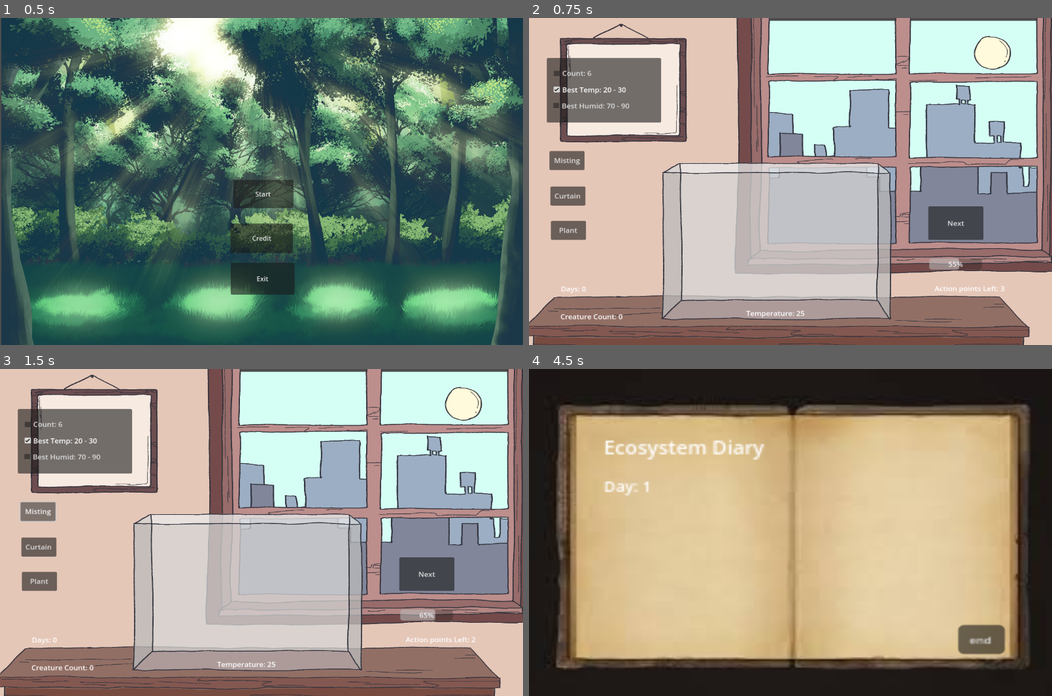
Above: before the commit, frames 1-4 (two rows, left to right).
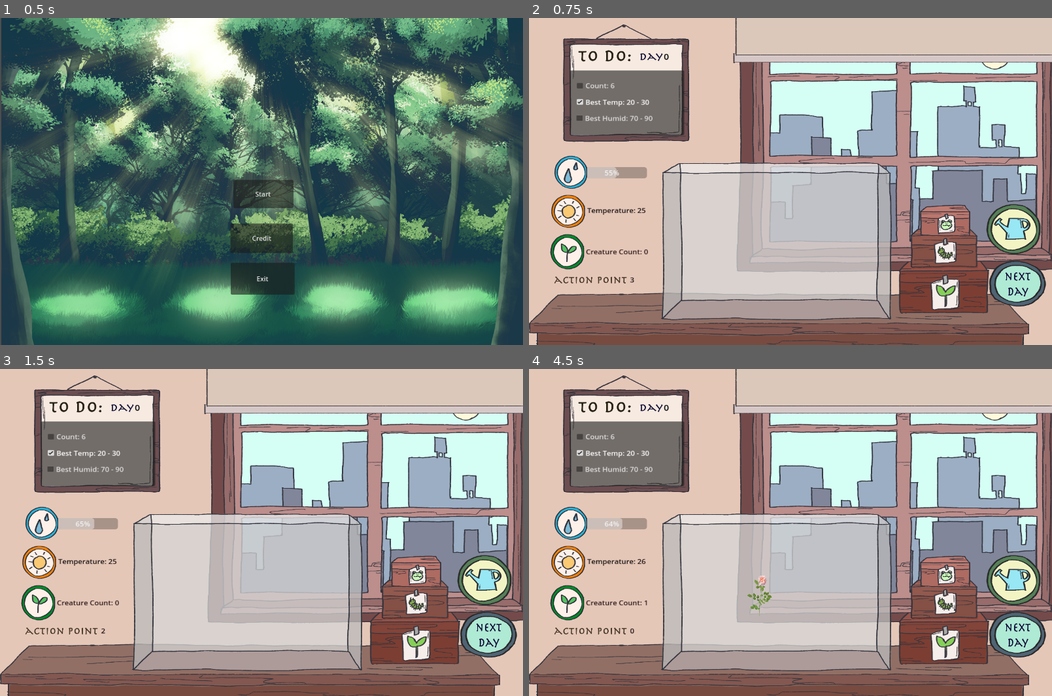
Above: after the commit, the same moments.

Repository: Dh-ux/GRL-Project
Game: Godot game, scene res://StartMenu.tscn
Same seed, same stepped clock (60 frames per second), same inputs: the game is played once before the commit and once after it.
Inputs (mouse positions are in pixels of both pictures, inside the frame that each line leads up to):
- Up to frame 1 (0.5 s): no input
- Up to frame 2 (0.75 s): click "Start" at 0.5 s
- Up to frame 3 (1.5 s): click "Misting" at 1.25 s
- Up to frame 4 (4.5 s): click "Curtain" at 2 s; click "Plant" at 2.75 s; click (942, 601) at 3.52 s; click (942, 575) at 4.27 s

Frame 1 is identical in both runs. In frame 2, 34% of the frame differs, in the area x 0-100%, y 0-100%; in frame 3, 34%; in frame 4, 99%.

Commit message:
art

Diff:
--- a/Ecosystem.tscn
+++ b/Ecosystem.tscn
@@ -1,10 +1,22 @@
-[gd_scene load_steps=7 format=3 uid="uid://c54ljjqgpci6"]
+[gd_scene load_steps=19 format=3 uid="uid://c54ljjqgpci6"]
 
 [ext_resource type="Script" path="res://resource/Script/Ecosystem.gd" id="1_fni7g"]
 [ext_resource type="Texture2D" uid="uid://ctg01iym2i7sv" path="res://resource/Art/Background/sunny.png" id="2_v8ulh"]
 [ext_resource type="Texture2D" uid="uid://c3cn510gsivjr" path="res://resource/Art/Background/background.png" id="3_r3g6u"]
 [ext_resource type="Texture2D" uid="uid://cxs8cj7h2428w" path="res://resource/Art/Background/tank.png" id="4_jedip"]
+[ext_resource type="Texture2D" uid="uid://bbs377ceqvg4w" path="res://resource/Art/UI/misting.png" id="5_dec5c"]
 [ext_resource type="Texture2D" uid="uid://b2br6q1v6ysn6" path="res://resource/sprites/Background/diary.jpg" id="5_gkvho"]
+[ext_resource type="Texture2D" uid="uid://dqo0jlu77g7mj" path="res://resource/Art/UI/plantbox.png" id="5_w3dfj"]
+[ext_resource type="Texture2D" uid="uid://db4f3ecl6equk" path="res://resource/Art/UI/curtain.png" id="6_7vwkj"]
+[ext_resource type="Texture2D" uid="uid://dcokxb005c73t" path="res://resource/Art/UI/bugbox.png" id="7_s1ot5"]
+[ext_resource type="Texture2D" uid="uid://mo4glt3t4xnm" path="res://resource/Art/UI/frogbox.png" id="8_0d2kn"]
+[ext_resource type="Texture2D" uid="uid://dp15r1fj81pxl" path="res://resource/Art/UI/temperature1.png" id="9_xxx4e"]
+[ext_resource type="Texture2D" uid="uid://dbvp1jfqwpt76" path="res://resource/Art/date/day1.png" id="10_s4nxl"]
+[ext_resource type="Texture2D" uid="uid://dy6wglxdy3lqf" path="res://resource/Art/UI/population1.png" id="11_tikno"]
+[ext_resource type="Texture2D" uid="uid://bqklmcnxchtyy" path="res://resource/Art/UI/humility.png" id="12_p0vol"]
+[ext_resource type="Texture2D" uid="uid://dp0cw5nurh7ml" path="res://resource/Art/date/nextday.png" id="13_2f2w0"]
+[ext_resource type="Texture2D" uid="uid://64ssdo6ghwqp" path="res://resource/Art/UI/actionpoint.png" id="14_m42ou"]
+[ext_resource type="Texture2D" uid="uid://e5fe2rnlw052" path="res://resource/Art/UI/todo.png" id="15_xkqt4"]
 
 [sub_resource type="StyleBoxFlat" id="StyleBoxFlat_rel1o"]
 bg_color = Color(0.980392, 0.980392, 0.980392, 1)
@@ -23,13 +35,13 @@
 script = ExtResource("1_fni7g")
 
 [node name="Weather" type="Sprite2D" parent="."]
-position = Vector2(495.369, 381.853)
-scale = Vector2(0.444367, 0.44463)
+position = Vector2(572.546, 397.681)
+scale = Vector2(0.382894, 0.472358)
 texture = ExtResource("2_v8ulh")
 
 [node name="Table" type="Sprite2D" parent="."]
-position = Vector2(570.752, 399.165)
-scale = Vector2(0.386484, 0.476461)
+position = Vector2(574.341, 396.445)
+scale = Vector2(0.383493, 0.470893)
 texture = ExtResource("3_r3g6u")
 
 [node name="Bottle" type="Sprite2D" parent="."]
@@ -38,73 +50,145 @@
 texture = ExtResource("4_jedip")
 
 [node name="MistingSystemButton" type="Button" parent="."]
-offset_left = 44.8704
-offset_top = 321.508
-offset_right = 121.87
-offset_bottom = 367.508
+offset_left = 1027.53
+offset_top = 498.585
+offset_right = 1096.53
+offset_bottom = 542.585
 text = "Misting"
 
+[node name="Sprite2D" type="Sprite2D" parent="MistingSystemButton"]
+position = Vector2(37.6913, 10.8818)
+scale = Vector2(0.378723, 0.385839)
+texture = ExtResource("5_dec5c")
+
 [node name="OpenCurtainsButton" type="Button" parent="."]
-offset_left = 46.8714
-offset_top = 407.508
-offset_right = 123.871
-offset_bottom = 453.508
+offset_left = 457.678
+offset_top = -0.989254
+offset_right = 1117.68
+offset_bottom = 101.011
 text = "Curtain"
 
+[node name="Sprite2D" type="Sprite2D" parent="OpenCurtainsButton"]
+position = Vector2(343.707, 54.4091)
+scale = Vector2(0.422777, 0.28563)
+texture = ExtResource("6_7vwkj")
+
 [node name="PlantButton" type="Button" parent="."]
-offset_left = 47.8714
-offset_top = 490.508
-offset_right = 124.871
-offset_bottom = 536.508
+offset_left = 823.821
+offset_top = 640.049
+offset_right = 948.821
+offset_bottom = 709.049
 text = "Plant"
 
+[node name="Sprite2D" type="Sprite2D" parent="PlantButton"]
+position = Vector2(87.0486, 11.9863)
+scale = Vector2(0.406581, 0.477162)
+texture = ExtResource("5_w3dfj")
+
+[node name="BugButton" type="Button" parent="."]
+offset_left = 883.05
+offset_top = 548.048
+offset_right = 940.05
+offset_bottom = 581.048
+
+[node name="Sprite2D" type="Sprite2D" parent="BugButton"]
+position = Vector2(28.7996, 8.3847)
+scale = Vector2(0.404837, 0.454378)
+texture = ExtResource("7_s1ot5")
+
+[node name="FrogButton" type="Button" parent="."]
+offset_left = 869.589
+offset_top = 470.886
+offset_right = 947.589
+offset_bottom = 524.886
+
+[node name="Sprite2D" type="Sprite2D" parent="FrogButton"]
+position = Vector2(44.8704, 19.7852)
+scale = Vector2(0.372374, 0.43417)
+texture = ExtResource("8_0d2kn")
+
 [node name="TemperatureLabel" type="Label" parent="."]
-offset_left = 477.421
-offset_top = 703.361
-offset_right = 606.421
-offset_bottom = 729.361
+offset_left = 128.329
+offset_top = 454.069
+offset_right = 257.329
+offset_bottom = 480.069
+theme_override_colors/font_color = Color(0.0980392, 0.0745098, 0.0745098, 1)
 text = "Temperature: 25"
 
+[node name="Sprite2D" type="Sprite2D" parent="TemperatureLabel"]
+position = Vector2(-42.1843, 13.4841)
+scale = Vector2(0.422847, 0.453816)
+texture = ExtResource("9_xxx4e")
+
 [node name="DaysLabel" type="Label" parent="."]
-offset_left = 70.1004
-offset_top = 644.006
-offset_right = 190.1
-offset_bottom = 670.006
-text = "Day: 0"
+offset_left = 296.145
+offset_top = 79.1405
+offset_right = 436.145
+offset_bottom = 120.141
+theme_override_colors/font_color = Color(0, 0, 0, 1)
+theme_override_font_sizes/font_size = 20
+text = " 0"
+
+[node name="Sprite2D" type="Sprite2D" parent="DaysLabel"]
+position = Vector2(-26.4438, 15.0116)
+scale = Vector2(0.295726, 0.286794)
+texture = ExtResource("10_s4nxl")
 
 [node name="CreatureCountLabel" type="Label" parent="."]
-offset_left = 69.1004
-offset_top = 711.006
-offset_right = 222.1
-offset_bottom = 737.006
+offset_left = 124.74
+offset_top = 553.984
+offset_right = 277.739
+offset_bottom = 579.984
+theme_override_colors/font_color = Color(0.172549, 0.109804, 0.109804, 1)
 text = "Creature Count: 0"
 
+[node name="Sprite2D" type="Sprite2D" parent="CreatureCountLabel"]
+position = Vector2(-41.2808, 11.8711)
+scale = Vector2(0.423363, 0.48488)
+texture = ExtResource("11_tikno")
+
 [node name="HumidityProgressBar" type="ProgressBar" parent="."]
-offset_left = 878.768
-offset_top = 582.047
-offset_right = 994.768
-offset_bottom = 609.047
+offset_left = 104.997
+offset_top = 361.079
+offset_right = 258.997
+offset_bottom = 388.079
+
+[node name="Sprite2D" type="Sprite2D" parent="HumidityProgressBar"]
+position = Vector2(-13.4612, 11.8711)
+scale = Vector2(0.411904, 0.453758)
+texture = ExtResource("12_p0vol")
 
 [node name="NextDayButton" type="Button" parent="."]
-offset_left = 876.768
-offset_top = 456.047
-offset_right = 997.768
-offset_bottom = 537.047
+offset_left = 1026.64
+offset_top = 625.21
+offset_right = 1110.64
+offset_bottom = 673.21
 text = "Next"
 
+[node name="Sprite2D" type="Sprite2D" parent="NextDayButton"]
+position = Vector2(46.6653, 17.8066)
+scale = Vector2(0.268844, 0.351125)
+texture = ExtResource("13_2f2w0")
+
 [node name="Action_pointsLabel" type="Label" parent="."]
-offset_left = 890.768
-offset_top = 643.047
-offset_right = 1031.77
-offset_bottom = 669.047
-text = "Action points Left: 3"
+offset_left = 221.66
+offset_top = 622.242
+offset_right = 388.66
+offset_bottom = 667.242
+theme_override_colors/font_color = Color(0.0784314, 0.0352941, 0.0352941, 1)
+text = ": 3"
+
+[node name="Sprite2D" type="Sprite2D" parent="Action_pointsLabel"]
+position = Vector2(-87.4913, 13.9846)
+scale = Vector2(0.346798, 0.371649)
+texture = ExtResource("14_m42ou")
 
 [node name="PlantPanel" type="Panel" parent="."]
 visible = false
-offset_left = 126.535
-offset_top = 402.628
-offset_right = 275.535
-offset_bottom = 545.628
+offset_left = 812.154
+offset_top = 498.585
+offset_right = 961.154
+offset_bottom = 641.585
 
 [node name="flower" type="Button" parent="PlantPanel"]
 layout_mode = 0
@@ -153,10 +237,10 @@
 text = "Continue"
 
 [node name="Panel" type="Panel" parent="."]
-offset_left = 38.5886
-offset_top = 96.9472
-offset_right = 289.589
-offset_bottom = 252.947
+offset_left = 89.7408
+offset_top = 126.625
+offset_right = 340.741
+offset_bottom = 282.625
 
 [node name="CheckBox" type="CheckBox" parent="Panel"]
 layout_mode = 0
@@ -184,6 +268,11 @@
 offset_bottom = 123.915
 button_mask = 0
 text = "Best Humid: 70 - 90"
+
+[node name="Sprite2D" type="Sprite2D" parent="Panel"]
+position = Vector2(78.0745, -35.6133)
+scale = Vector2(0.349623, 0.386648)
+texture = ExtResource("15_xkqt4")
 
 [node name="Sprite2D" type="Sprite2D" parent="."]
 visible = false
--- a/gameover.tscn
+++ b/gameover.tscn
@@ -11,14 +11,6 @@
 scale = Vector2(0.771176, 1.13052)
 texture = ExtResource("2_5s3fh")
 
-[node name="Label" type="Label" parent="Sprite2D"]
-offset_left = -252.86
-offset_top = -183.985
-offset_right = 181.14
-offset_bottom = -70.9854
-theme_override_font_sizes/font_size = 80
-text = "Game Over"
-
 [node name="Button" type="Button" parent="."]
 offset_left = 526.0
 offset_top = 591.0
@@ -27,4 +19,12 @@
 theme_override_font_sizes/font_size = 32
 text = "Restart"
 
+[node name="Label" type="Label" parent="."]
+offset_left = 380.0
+offset_top = 220.0
+offset_right = 1059.0
+offset_bottom = 536.0
+theme_override_font_sizes/font_size = 90
+text = "Game Over"
+
 [connection signal="pressed" from="Button" to="." method="_on_button_pressed"]
--- a/resource/Script/Ecosystem.gd
+++ b/resource/Script/Ecosystem.gd
@@ -57,7 +57,7 @@
 #		i.on_next_day()
 	emit_signal('day_end')
 	updateUI()
-	$Sprite2D.visible = true
+#	$Sprite2D.visible = true
 	days+=1
 	$MistingSystemButton.disabled = false
 	$OpenCurtainsButton.disabled = false
@@ -215,8 +215,8 @@
 	temperatureLabel.text = "Temperature: " + str(temperature)
 	humidityProgressBar.value = humidity
 	creatureCountLabel.text = "Creature Count: " + str(creature_count)
-	daysLabel.text="Days: " + str(days)
-	action_pointsLabel.text="Action points Left: " +str(action_points)
+	daysLabel.text= str(days)
+	action_pointsLabel.text= str(action_points)
 	diary_day.text = "Day: " + str(days)
 	if temperature in range(20,30):
 		$Panel/CheckBox2.button_pressed = true
Binary file changed: resource/Art/UI/actionpoint.png
Binary file changed: resource/Art/UI/bugbox.png
Binary file added: resource/Art/UI/curtain.png
Not shown, added: resource/Art/UI/curtain.png.import
Binary file changed: resource/Art/UI/frogbox.png
Binary file changed: resource/Art/UI/humility.png
Binary file changed: resource/Art/UI/misting.png
Binary file changed: resource/Art/UI/plantbox.png
Binary file added: resource/Art/UI/population1.png
Not shown, added: resource/Art/UI/population1.png.import
Binary file added: resource/Art/UI/temperature1.png
Not shown, added: resource/Art/UI/temperature1.png.import
(and 23 more such lines)
